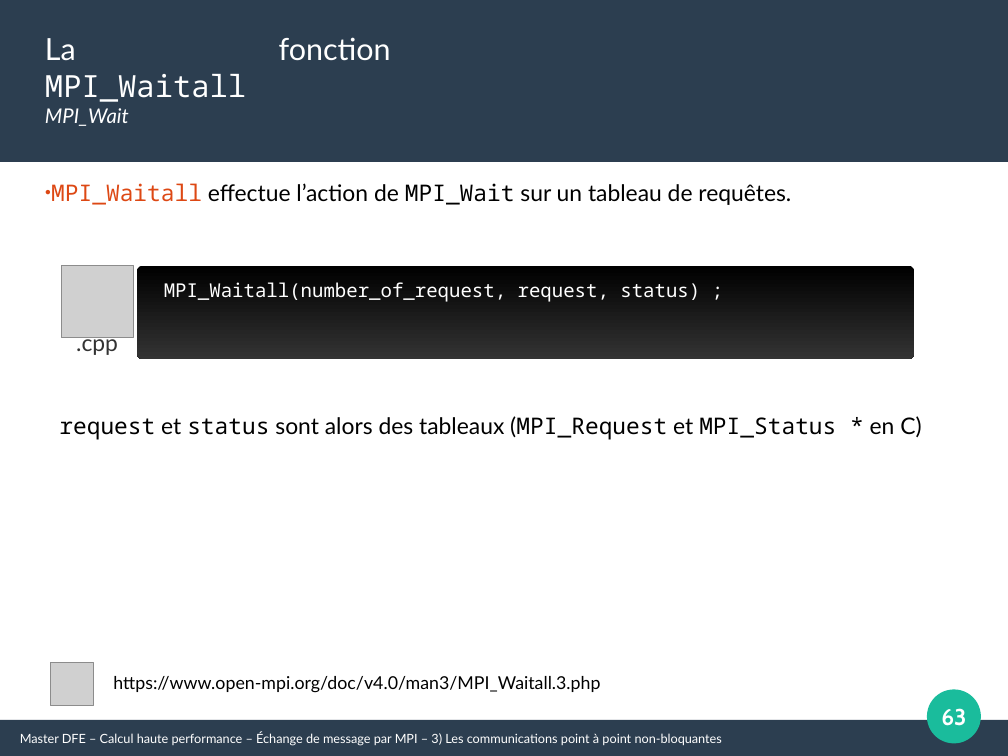
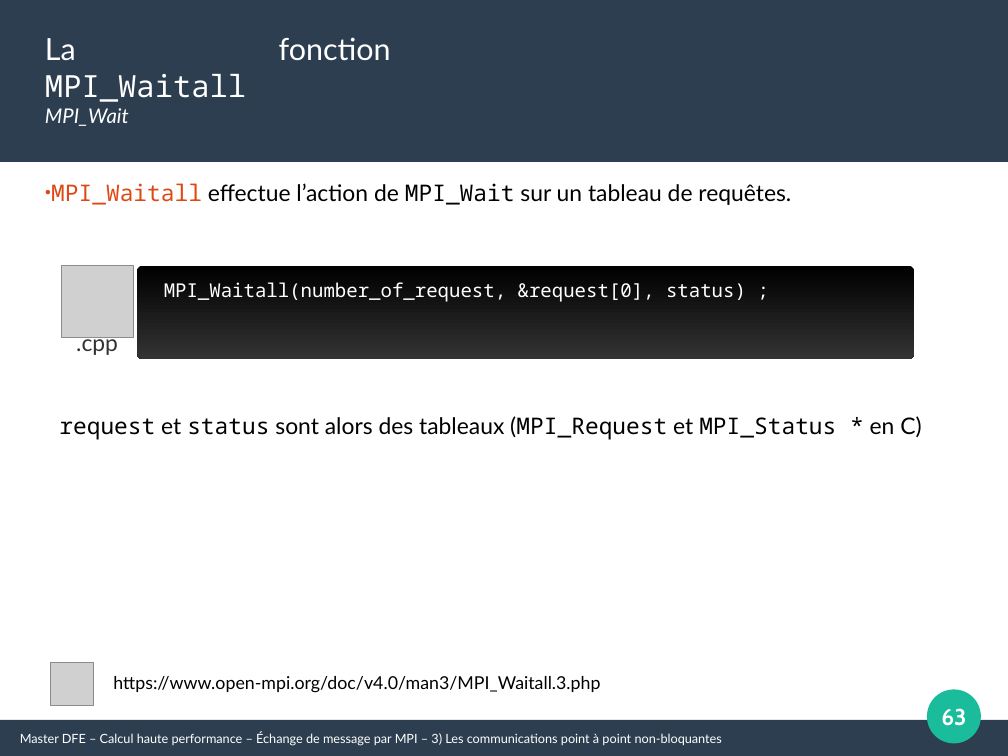
Before and after one commit to Maison-de-la-Simulation/HPC-DFE-Paris-Saclay, a slide deck: slide 63 of support/MPI.pptx. Drawn at 1008x756 pixels with LibreOffice and Linux fonts; fonts in the diff are those of the drawing; grey boxes stand for pictures. Boxes give left, top, right and bottom in pixels: in the first picture for what was removed or moved away, otherwise in the second. Text is boxed around its words. In the diff, an @@ line names an element or a change of style, - is before the commit and + after.

```diff
--- a/support/MPI.pptx
+++ b/support/MPI.pptx
@@ text at [164, 282, 746, 302]: text changed @@
-MPI_Waitall(number_of_request, request, status) ;
+MPI_Waitall(number_of_request, &request[0], status) ;
```
Also in this commit, not shown: 7 other slides changed, 10 other files.
